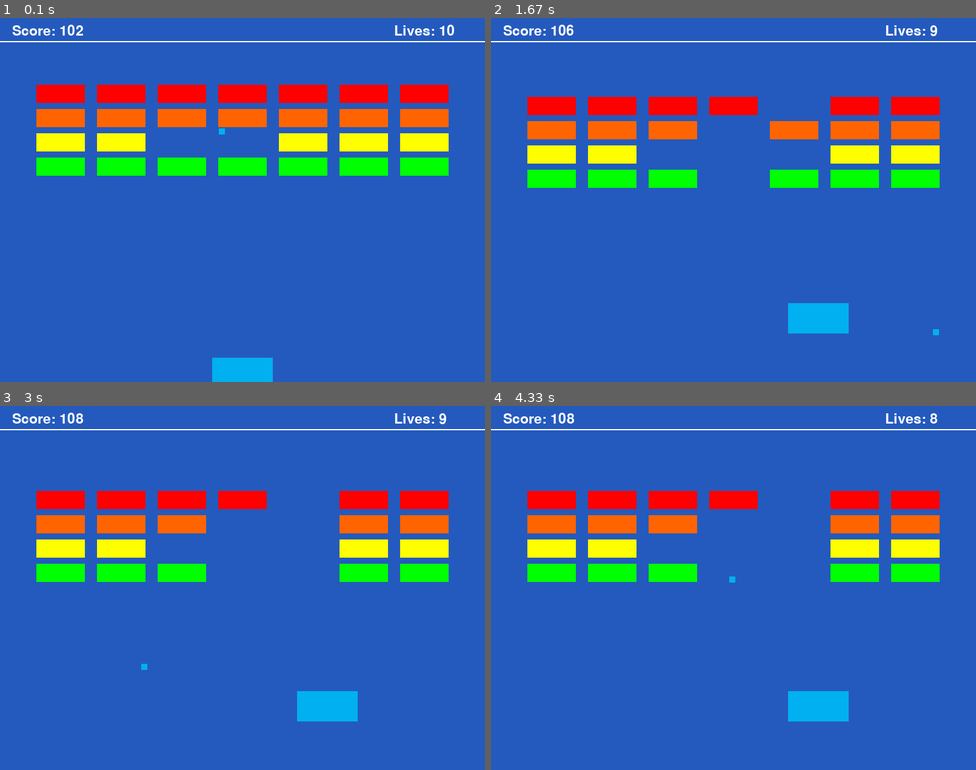
Above: before the commit, frames 1-4 (two rows, left to right).
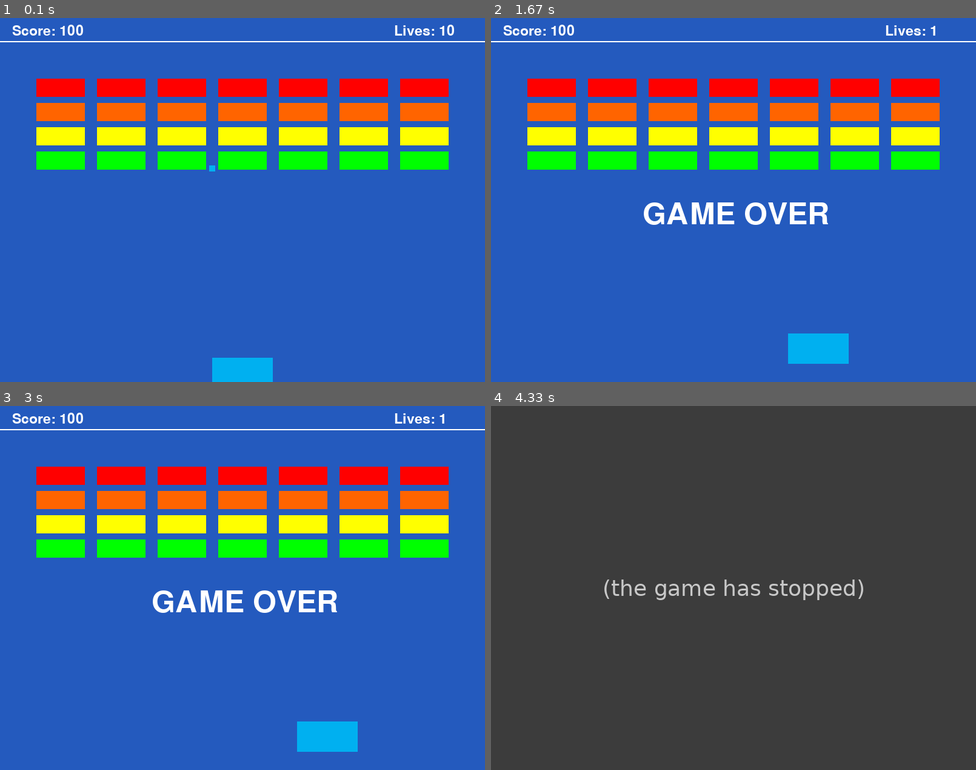
Above: after the commit, the same moments.

Repository: FaisalAhmedBijoy/Shooter-Aircraft-Game-using-PyGame-Library
Game: pygame game, started from main.py
Same seed, same stepped clock (60 frames per second), same inputs: the game is played once before the commit and once after it.
Inputs:
- Up to frame 1 (0.1 s): no input
- Up to frame 2 (1.67 s): hold Right 0.33-0.8 s; hold Up 0.83-1.13 s
- Up to frame 3 (3 s): no input
- Up to frame 4 (4.33 s): no input

The runs differ from the first frame. In frame 1, 9.7% of the frame differs, in the area x 7-93%, y 1-44%; in frame 2, 23%; in frame 3, 20%; in frame 4, 100%, in the area x 0-100%, y 0-100%.
After the commit the program exited at 3.95 s; later frames show no game.

Commit message:
ball direction added

Diff:
--- a/ball.py
+++ b/ball.py
@@ -23,9 +23,18 @@
         self.rect=self.image.get_rect()
 
     def update(self):
-        self.rect.x+=self.velocity[0]
-        self.rect.y+=self.velocity[1]
+        # self.rect.x+=self.velocity[0]
+        # self.rect.y+=self.velocity[1]
+        # ball always vertical direction
+        self.rect.x+=0
+        self.rect.y+=self.velocity[0]
 
     def bounce(self):
         self.velocity[0]= -self.velocity[0]
         self.velocity[1] =randint(-8,8)
+
+# make the ball object
+if __name__ == '__main__':
+    ball=Ball(BLACK,10,10)
+    print(ball.rect.x,ball.rect.y)
+    print(ball.velocity)
--- a/main.py
+++ b/main.py
@@ -58,6 +58,11 @@
 ball=Ball(LIGHTBLUE,10,10)
 ball.rect.x=345
 ball.rect.y=195
+
+# Create a group of balls
+ball_group=pygame.sprite.Group()
+ball_group.add(ball)
+
 
 all_bricks=pygame.sprite.Group()
 for i in range(7):
